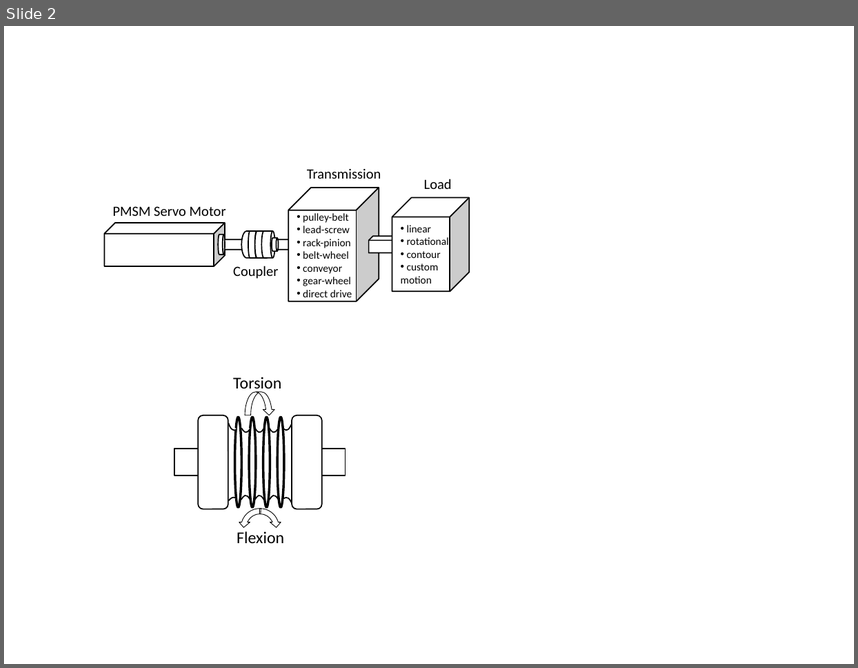
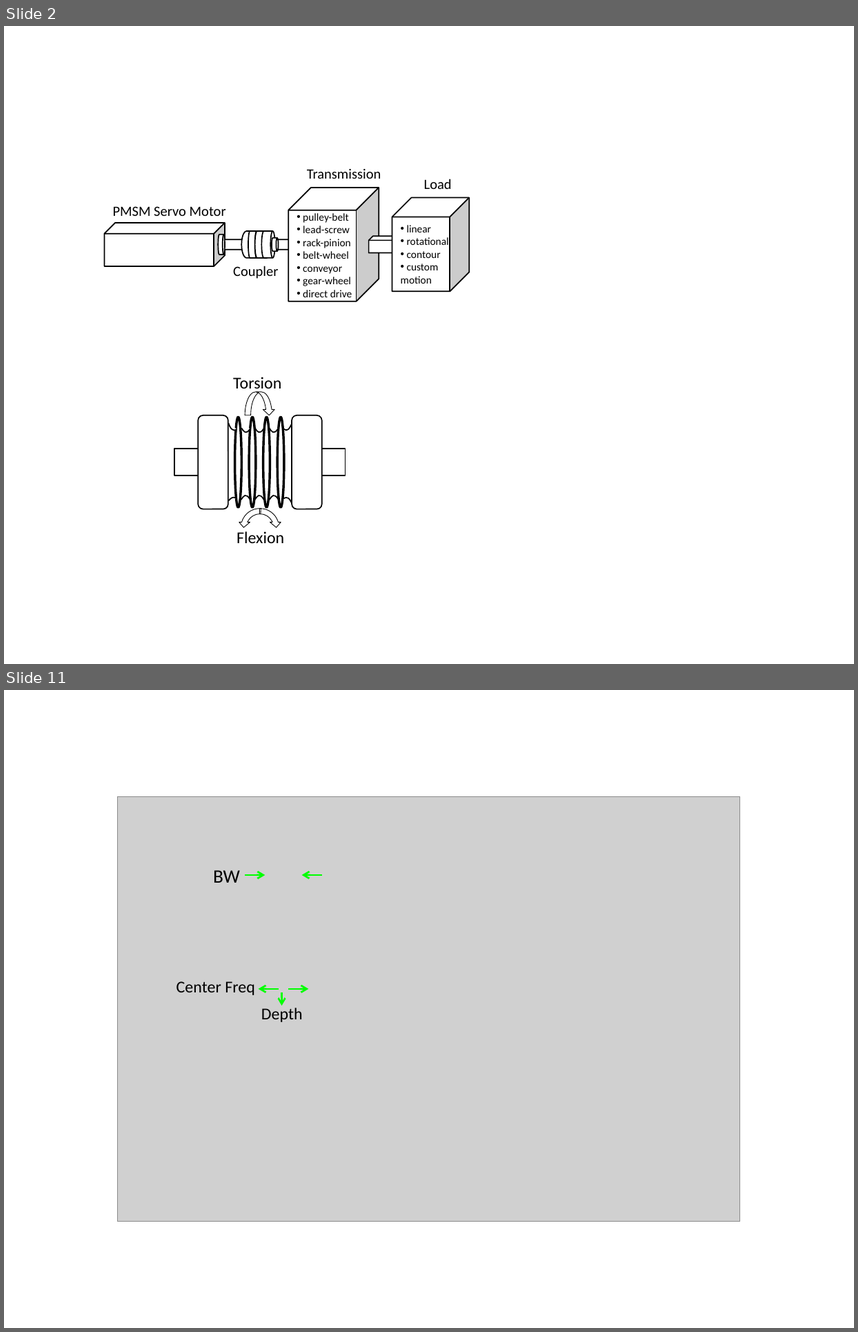
Before and after one commit to SerhatOzkucuk/PhD-Works, a slide deck: Parameter Estimation Works/review_IEEE Transaction on industrial electronics format/TRANS-JOUR/word/review_paper_drawings.pptx. Shown one above the other, each under a label of ours: slide 2 before the commit, slides 2 and 11 after it; the slides between them are not shown. The pictures are 858x668 and 858x1332 pixels, drawn with LibreOffice and Linux fonts; fonts in the diff are those of the drawing; grey boxes stand for pictures. Boxes give left, top, right and bottom in pixels: in the first picture for what was removed or moved away, otherwise in the second. Text is boxed around its words. In the diff, an @@ line names an element or a change of style, - is before the commit and + after.

```diff
--- a/Parameter Estimation Works/review_IEEE Transaction on industrial electronics format/TRANS-JOUR/word/review_paper_drawings.pptx
+++ b/Parameter Estimation Works/review_IEEE Transaction on industrial electronics format/TRANS-JOUR/word/review_paper_drawings.pptx
@@ slide 11 added at [4, 690, 854, 1328], background #FFFFFF @@
@@ picture added at [118, 797, 740, 1221] @@
@@ text added at [213, 870, 240, 883], 16 pt, text #000000 @@
+BW
@@ arrow added from (245, 876) to (265, 876), #00FF00 1.5 pt @@
@@ arrow added from (322, 876) to (301, 876), #00FF00 1.5 pt @@
@@ text added at [176, 981, 255, 995], 14 pt, text #000000 @@
+Center Freq
@@ arrow added from (279, 988) to (258, 988), #00FF00 1.5 pt @@
@@ arrow added from (282, 992) to (282, 1005), #00FF00 1.5 pt @@
@@ arrow added from (289, 988) to (308, 988), #00FF00 1.5 pt @@
@@ text added at [261, 1007, 303, 1022], 14 pt, text #000000 @@
+Depth
```
Also in this commit, not shown: 2 slides changed, 10 other slides added, 1 slide removed, 8 other files.
